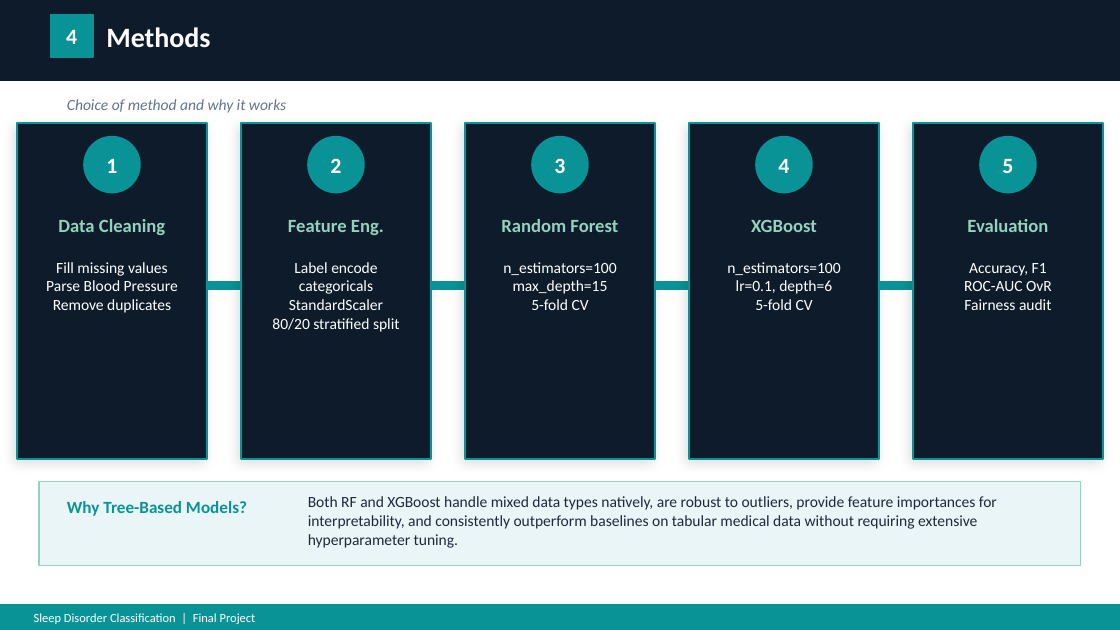
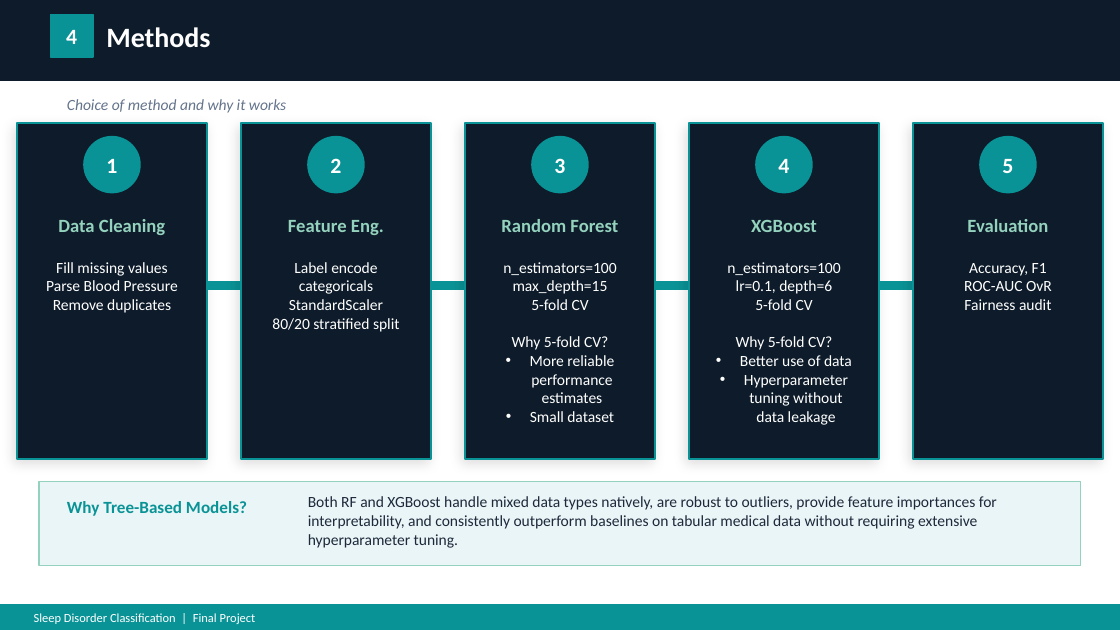
Before and after one commit to jpierre-7/ITAI_1371_ML_Course, a slide deck: slide 5 of final_project/sleep_disorder_presentation.pptx. Drawn at 1120x630 pixels with LibreOffice and Linux fonts; fonts in the diff are those of the drawing. Boxes give left, top, right and bottom in pixels: in the first picture for what was removed or moved away, otherwise in the second. Text is boxed around its words. In the diff, an @@ line names an element or a change of style, - is before the commit and + after.

```diff
--- a/final_project/sleep_disorder_presentation.pptx
+++ b/final_project/sleep_disorder_presentation.pptx
@@ text at (512, 336, 614, 422): paragraphs added @@
+Why 5-fold CV?
+• More reliable performance estimates
+• Small dataset
@@ text at (736, 336, 852, 425): paragraphs added @@
+Why 5-fold CV?
+• Better use of data
+• Hyperparameter tuning without data leakage
```
Also in this commit, not shown: 7 other slides changed, 4 slides added.
